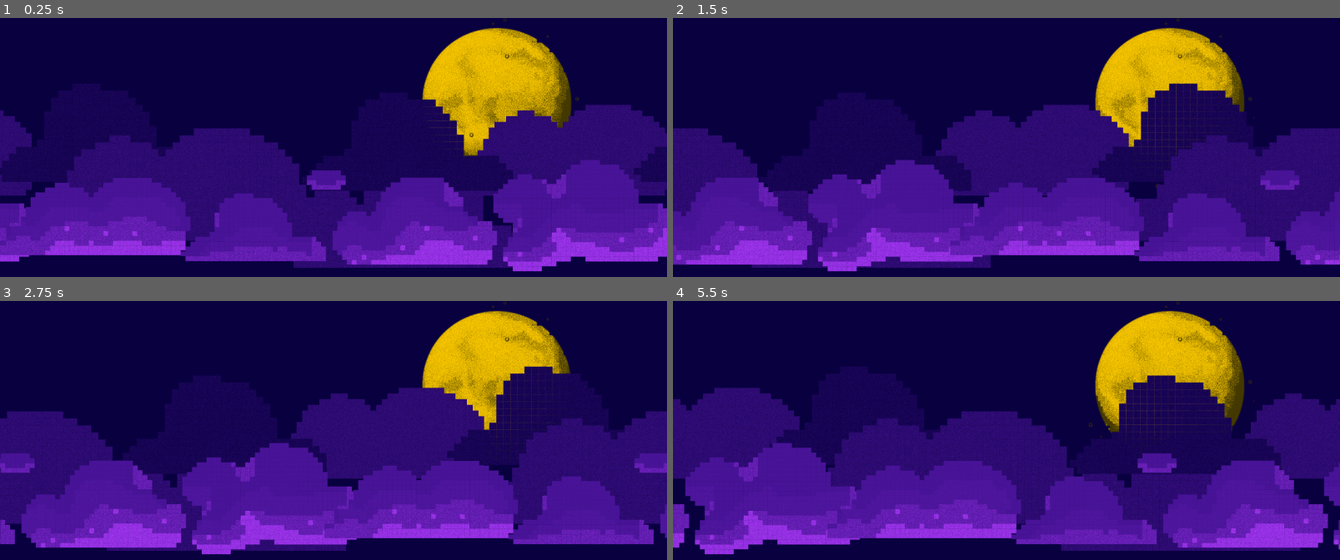
Above: before the commit, frames 1-4 (two rows, left to right).
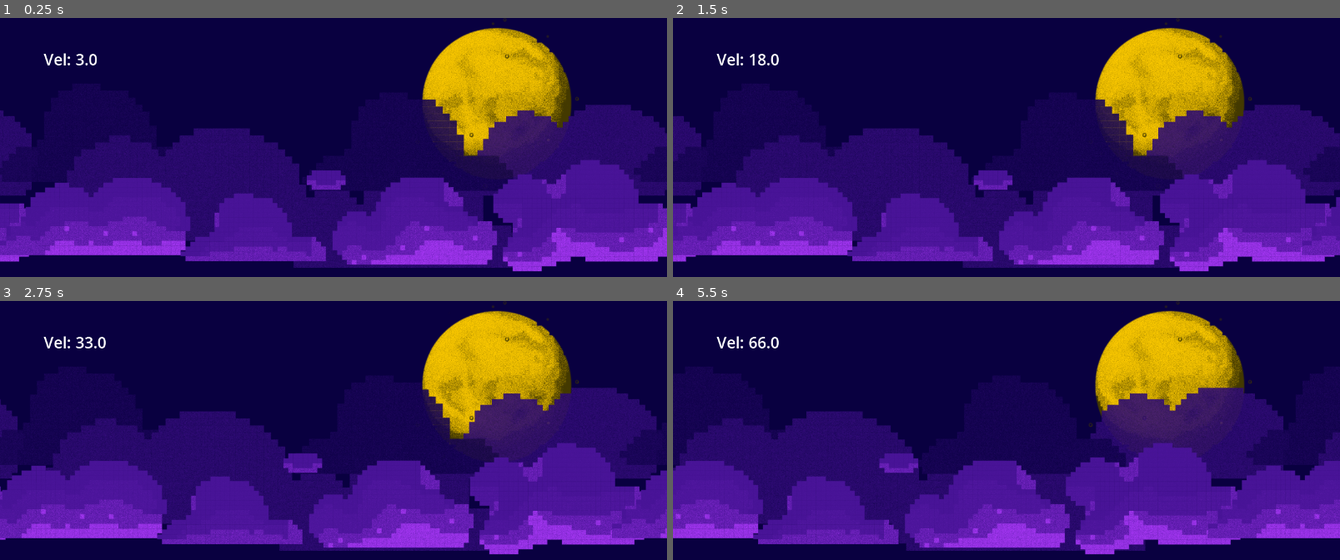
Above: after the commit, the same moments.

Repository: Hei-Lima/learninggodot
Game: Godot game, scene res://scenes/level.tscn
Same seed, same stepped clock (60 frames per second), same inputs: the game is played once before the commit and once after it.
Inputs:
- Up to frame 1 (0.25 s): no input
- Up to frame 2 (1.5 s): hold D (right) 0.53-1.28 s; hold A (left) from 1.28 s (still down)
- Up to frame 3 (2.75 s): release A (left) at 2.03 s; hold D (right) from 2.03 s (still down)
- Up to frame 4 (5.5 s): release D (right) at 3.53 s; hold A (left) from 3.53 s (still down)

The runs differ from the first frame. In frame 1, 0.2% of the frame differs, in the area x 6-83%, y 13-49%; in frame 2, 34%, in the area x 0-100%, y 13-98%; in frame 3, 34%; in frame 4, 34%.

Commit message:
adiciona mais coisas pro jetpack

Diff:
--- /dev/null
+++ b/joyride/Globals.gd
@@ -0,0 +1,3 @@
+extends Node
+
+var current_speed: float
--- a/joyride/project.godot
+++ b/joyride/project.godot
@@ -14,6 +14,10 @@
 run/main_scene="uid://cpa0vb5dlq6dn"
 config/features=PackedStringArray("4.4", "Mobile")
 config/icon="res://icon.svg"
+
+[autoload]
+
+Globals="*res://Globals.gd"
 
 [display]
 
--- a/joyride/scenes/background/background.tscn
+++ b/joyride/scenes/background/background.tscn
@@ -1,7 +1,49 @@
-[gd_scene format=3 uid="uid://b8x8ucg4jdakg"]
+[gd_scene load_steps=5 format=3 uid="uid://b8x8ucg4jdakg"]
 
-[node name="Background" type="ParallaxBackground"]
+[ext_resource type="Texture2D" uid="uid://ccmy6w4pxggut" path="res://assets/background.png" id="1_ewwm8"]
+[ext_resource type="Texture2D" uid="uid://d1ip0yxja2dhh" path="res://assets/clouds(1).png" id="2_jjv1t"]
+[ext_resource type="Texture2D" uid="uid://c5kp4m4cnclke" path="res://assets/clouds2.png" id="3_03sym"]
 
-[node name="Parallax2D" type="Parallax2D" parent="."]
+[sub_resource type="RectangleShape2D" id="RectangleShape2D_rsf5d"]
+size = Vector2(1422, 125)
 
-[node name="ParallaxLayer" type="ParallaxLayer" parent="."]
+[node name="Node2D" type="Node2D"]
+
+[node name="Parallax" type="Node2D" parent="."]
+position = Vector2(640, 360)
+
+[node name="Parallax2D" type="Parallax2D" parent="Parallax"]
+scroll_scale = Vector2(0, 0)
+repeat_times = 3
+
+[node name="Background" type="Sprite2D" parent="Parallax/Parallax2D"]
+scale = Vector2(0.6, 0.6)
+texture = ExtResource("1_ewwm8")
+
+[node name="Parallax2D2" type="Parallax2D" parent="Parallax"]
+modulate = Color(1, 1, 1, 0.882353)
+scroll_scale = Vector2(0.6, 0)
+repeat_size = Vector2(1080, 0)
+repeat_times = 3
+
+[node name="Background" type="Sprite2D" parent="Parallax/Parallax2D2"]
+scale = Vector2(0.6, 0.6)
+texture = ExtResource("2_jjv1t")
+
+[node name="Parallax2D3" type="Parallax2D" parent="Parallax"]
+scroll_scale = Vector2(1, 0)
+repeat_size = Vector2(1080, 0)
+repeat_times = 2
+
+[node name="Background" type="Sprite2D" parent="Parallax/Parallax2D3"]
+scale = Vector2(0.6, 0.6)
+texture = ExtResource("3_03sym")
+
+[node name="Parallax2D4" type="Parallax2D" parent="Parallax"]
+scroll_scale = Vector2(0, 0)
+
+[node name="StaticBody2D" type="StaticBody2D" parent="Parallax/Parallax2D4"]
+
+[node name="CollisionShape2D" type="CollisionShape2D" parent="Parallax/Parallax2D4/StaticBody2D"]
+position = Vector2(-77, 271.5)
+shape = SubResource("RectangleShape2D_rsf5d")
--- a/joyride/scenes/level.tscn
+++ b/joyride/scenes/level.tscn
@@ -1,40 +1,14 @@
-[gd_scene load_steps=5 format=3 uid="uid://cpa0vb5dlq6dn"]
+[gd_scene load_steps=6 format=3 uid="uid://cpa0vb5dlq6dn"]
 
-[ext_resource type="Texture2D" uid="uid://ccmy6w4pxggut" path="res://assets/background.png" id="1_2q6dc"]
-[ext_resource type="Texture2D" uid="uid://d1ip0yxja2dhh" path="res://assets/clouds(1).png" id="2_mx8sn"]
 [ext_resource type="Script" uid="uid://cumb4r12nfw2v" path="res://scenes/scroll_controller.gd" id="2_w7c3h"]
-[ext_resource type="Texture2D" uid="uid://c5kp4m4cnclke" path="res://assets/clouds2.png" id="3_ppgk2"]
+[ext_resource type="PackedScene" uid="uid://b8x8ucg4jdakg" path="res://scenes/background/background.tscn" id="2_w8frs"]
+[ext_resource type="Script" uid="uid://c04oqxy5bnr1c" path="res://scenes/misc/label.gd" id="3_w8frs"]
+[ext_resource type="PackedScene" uid="uid://djyda0k6pftbe" path="res://scenes/player.tscn" id="4_mx8sn"]
+
+[sub_resource type="LabelSettings" id="LabelSettings_mx8sn"]
+font_size = 30
 
 [node name="Node2D" type="Node2D"]
-
-[node name="Parallax" type="Node2D" parent="."]
-position = Vector2(640, 360)
-
-[node name="Parallax2D" type="Parallax2D" parent="Parallax"]
-scroll_scale = Vector2(0, 0)
-repeat_times = 3
-
-[node name="Background" type="Sprite2D" parent="Parallax/Parallax2D"]
-scale = Vector2(0.6, 0.6)
-texture = ExtResource("1_2q6dc")
-
-[node name="Parallax2D2" type="Parallax2D" parent="Parallax"]
-scroll_scale = Vector2(0.6, 0)
-repeat_size = Vector2(1080, 0)
-repeat_times = 3
-
-[node name="Background" type="Sprite2D" parent="Parallax/Parallax2D2"]
-scale = Vector2(0.6, 0.6)
-texture = ExtResource("2_mx8sn")
-
-[node name="Parallax2D3" type="Parallax2D" parent="Parallax"]
-scroll_scale = Vector2(1, 0)
-repeat_size = Vector2(1080, 0)
-repeat_times = 2
-
-[node name="Background" type="Sprite2D" parent="Parallax/Parallax2D3"]
-scale = Vector2(0.6, 0.6)
-texture = ExtResource("3_ppgk2")
 
 [node name="ScrollController" type="Node2D" parent="."]
 position = Vector2(634, 361)
@@ -44,3 +18,29 @@
 scale = Vector2(-146.159, -0.122279)
 zoom = Vector2(1.135, 1.135)
 position_smoothing_enabled = true
+
+[node name="Background" parent="." instance=ExtResource("2_w8frs")]
+
+[node name="ScrollController2" type="Node2D" parent="."]
+position = Vector2(634, 361)
+script = ExtResource("2_w7c3h")
+
+[node name="Camera2D" type="Camera2D" parent="ScrollController2"]
+scale = Vector2(-146.159, -0.122279)
+zoom = Vector2(1.135, 1.135)
+position_smoothing_enabled = true
+
+[node name="CanvasLayer" type="CanvasLayer" parent="."]
+
+[node name="Label" type="Label" parent="CanvasLayer"]
+offset_left = 84.0
+offset_top = 58.0
+offset_right = 166.0
+offset_bottom = 100.0
+size_flags_horizontal = 0
+size_flags_vertical = 0
+label_settings = SubResource("LabelSettings_mx8sn")
+script = ExtResource("3_w8frs")
+
+[node name="Player" parent="." instance=ExtResource("4_mx8sn")]
+position = Vector2(207, 517)
--- /dev/null
+++ b/joyride/scenes/misc/label.gd
@@ -0,0 +1,5 @@
+extends Label
+
+# Called every frame. 'delta' is the elapsed time since the previous frame.
+func _process(delta: float) -> void:
+	text = "Vel: " + str(Globals.current_speed)
--- /dev/null
+++ b/joyride/scenes/player.gd
@@ -0,0 +1,5 @@
+extends CharacterBody2D
+
+# Called every frame. 'delta' is the elapsed time since the previous frame.
+func _process(delta: float) -> void:
+	position.x += Globals.current_speed * delta
--- /dev/null
+++ b/joyride/scenes/player.tscn
@@ -0,0 +1,13 @@
+[gd_scene load_steps=3 format=3 uid="uid://djyda0k6pftbe"]
+
+[ext_resource type="Script" uid="uid://bidcrrj0t0ql3" path="res://scenes/player.gd" id="1_3vyb7"]
+
+[sub_resource type="CapsuleShape2D" id="CapsuleShape2D_u8vuu"]
+radius = 25.0
+height = 102.0
+
+[node name="Player" type="CharacterBody2D"]
+script = ExtResource("1_3vyb7")
+
+[node name="CollisionShape2D" type="CollisionShape2D" parent="."]
+shape = SubResource("CapsuleShape2D_u8vuu")
--- a/joyride/scenes/scroll_controller.gd
+++ b/joyride/scenes/scroll_controller.gd
@@ -1,10 +1,12 @@
 extends Node2D
 
-const speed = 1000
+@export var initial_speed = 100
+@export var max_speed = 1000
+@export var increment = 0.1
 
 # Called when the node enters the scene tree for the first time.
 func _process(delta: float) -> void:
-	var axis = Input.get_axis("left", "right")
-	position.x += axis * speed * delta
-	print(axis)
-	print($Camera2D.global_position)
+	if Globals.current_speed < max_speed:
+		Globals.current_speed = snapped(Globals.current_speed + increment, 0.1)
+		position.x += Globals.current_speed * delta
+		print($Camera2D.global_position)
Not shown, added: joyride/Globals.gd.uid
Not shown, added: joyride/scenes/misc/label.gd.uid
Not shown, added: joyride/scenes/player.gd.uid
